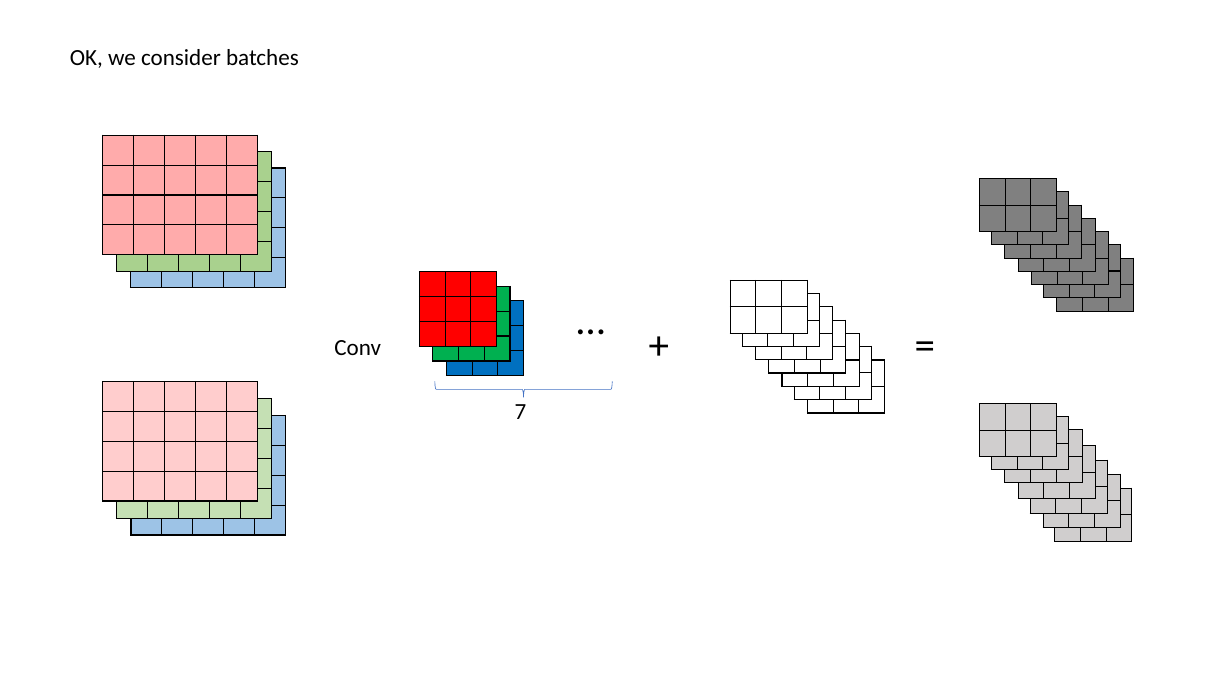
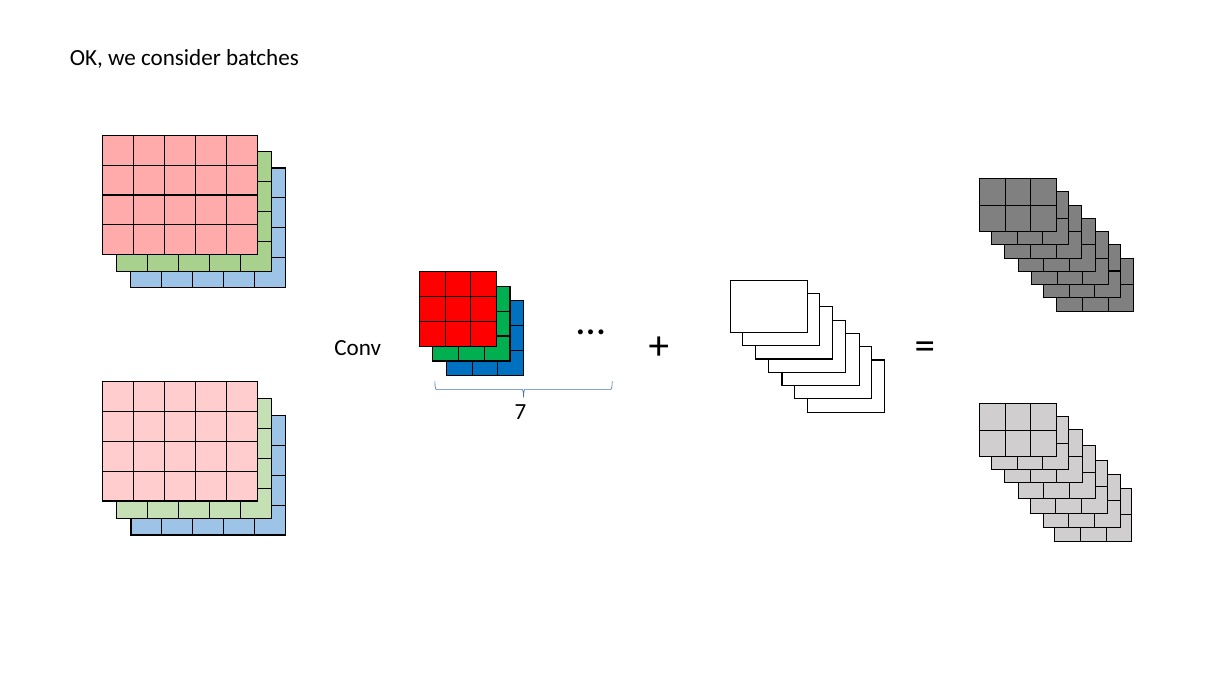
Before and after one commit to Ryanshuai/NumPy_CNN, a slide deck: slide 5 of layers/Conv/CNN.pptx. Drawn at 1232x693 pixels with LibreOffice and Linux fonts; fonts in the diff are those of the drawing. Boxes give left, top, right and bottom in pixels: in the first picture for what was removed or moved away, otherwise in the second. Text is boxed around its words. In the diff, an @@ line names an element or a change of style, - is before the commit and + after.

```diff
--- a/layers/Conv/CNN.pptx
+++ b/layers/Conv/CNN.pptx
@@ table at (x1=730, y1=280, x2=808, y2=332) @@
- |  | 
- |  | 
+
@@ table at (x1=742, y1=294, x2=820, y2=346) @@
- |  | 
- |  | 
+
@@ table at (x1=756, y1=307, x2=834, y2=359) @@
- |  | 
- |  | 
+
@@ table at (x1=769, y1=320, x2=847, y2=372) @@
- |  | 
- |  | 
+
@@ table at (x1=782, y1=334, x2=860, y2=385) @@
- |  | 
- |  | 
+
@@ table at (x1=794, y1=347, x2=872, y2=398) @@
- |  | 
- |  | 
+
@@ table at (x1=808, y1=360, x2=885, y2=412) @@
- |  | 
- |  | 
+
```
Also in this commit, not shown: 4 other slides changed, 1 slide added, 7 other files.
